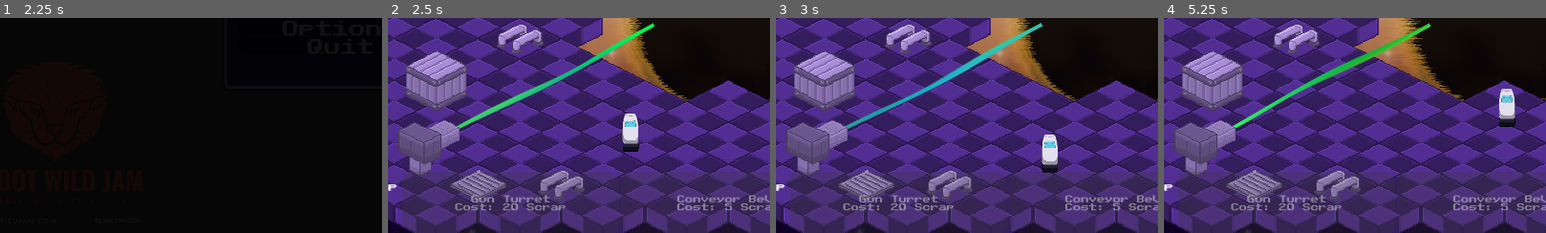
Above: before the commit, frames 1-4 (left to right).
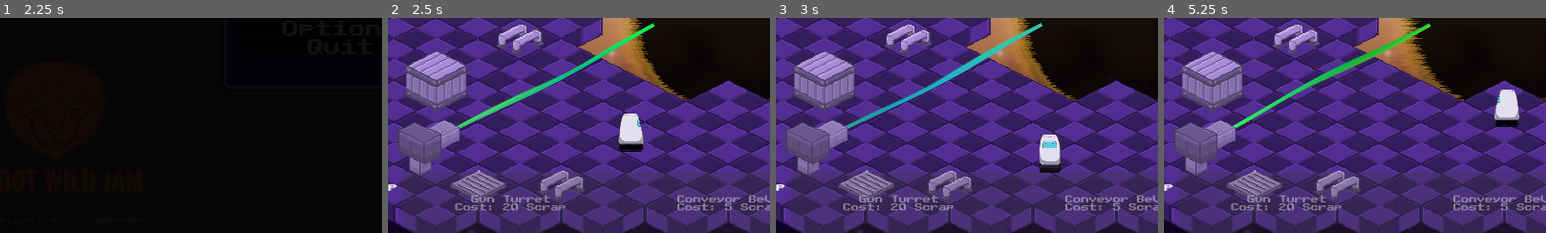
Above: after the commit, the same moments.

Repository: jkostello/Godot-Wild-Jam-69
Game: Godot game, scene res://UI/start_menu.tscn
Two runs of this game, one before a commit and one after it. Both use one fixed random seed, a clock stepped at 60 frames per second and the inputs below. Sound files missing from this copy of the repository are replaced by a short silence.
Inputs (mouse positions are % of the whole screen's width and height, from its top left):
- Up to frame 1 (2.25 s): click "Start" at 0.5 s; click "Start" at 1.25 s; tap Enter at 2 s; move the mouse to (72, 45) at 2.02 s; hold D (right) from 2.03 s (still down); tap Space (deselect) at 2.1 s; click (72, 45) at 2.17 s
- Up to frame 2 (2.5 s): keep holding D (right)
- Up to frame 3 (3 s): move the mouse to (30, 55) at 2.77 s; release D (right) at 2.78 s; hold S (down) from 2.78 s (still down); tap R (rotate) at 2.85 s
- Up to frame 4 (5.25 s): move the mouse to (60, 28) at 3.52 s; release S (down) at 3.53 s; hold D (right) 3.53-4.28 s; tap 1 (select_structure_1) at 3.6 s; move the mouse to (45, 70) at 4.27 s; hold W (up) 4.28-5.03 s; tap 2 (select_structure_2) at 4.35 s; click (45, 70) at 4.42 s; move the mouse to (80, 65) at 5.02 s; hold A (left) from 5.03 s (still down); tap 3 (select_structure_3) at 5.1 s
The pictures show only the part of the screen within x 5-55%, y 50-100%; the shares and areas given below are measured in that part.

Frame 1 is identical in both runs. In frame 2, 0.5% of the frame differs, in the area x 60-67%, y 44-63%; in frame 3, 0.3%; in frame 4, 0.6%, in the area x 86-93%, y 32-51%.
Error in both runs: Cannot call method 'change_scene_to_file' on a null value. (res://UI/start_menu.gd:24)

Commit message:
playeranims added

Diff:
--- a/player.gd
+++ b/player.gd
@@ -19,6 +19,18 @@
 	direction = direction.normalized()
 	velocity = direction * speed
 	velocity = velocity.move_toward(Vector2.ZERO, speed / 4)
+	if velocity != Vector2.ZERO:
+		$AnimationPlayer.play("player_move")
+		if velocity.y < 0:
+			$Sprite.texture = $Sprite/Sprite2D2.texture
+		if velocity.x > 0:
+			$Sprite.texture = $Sprite/Sprite2D4.texture
+		elif velocity.x < 0:
+			$Sprite.texture = $Sprite/Sprite2D3.texture
+		if velocity.y > 0:
+			$Sprite.texture = $Sprite/Sprite2D.texture
+	else:
+		$AnimationPlayer.stop()
 
 
 	move_and_slide()
--- a/player.tscn
+++ b/player.tscn
@@ -1,11 +1,36 @@
-[gd_scene load_steps=5 format=3 uid="uid://bkwa8366unv8y"]
+[gd_scene load_steps=10 format=3 uid="uid://bkwa8366unv8y"]
 
 [ext_resource type="Script" path="res://player.gd" id="1_e0146"]
 [ext_resource type="Texture2D" uid="uid://dgucnxq52tur2" path="res://sprites/player/down-Sheet.png" id="2_hg67c"]
+[ext_resource type="Texture2D" uid="uid://b6n5u8q4x52be" path="res://sprites/player/up-Sheet.png" id="3_bygfm"]
 [ext_resource type="AudioStream" uid="uid://by3xky47l8vt6" path="res://footstep.wav" id="3_p5ef8"]
+[ext_resource type="Texture2D" uid="uid://dk61c6ndchjix" path="res://sprites/player/right-Sheet.png" id="4_a10be"]
+[ext_resource type="Texture2D" uid="uid://d00fmt0g8j7lv" path="res://sprites/player/left-Sheet.png" id="5_1vttl"]
 
 [sub_resource type="CircleShape2D" id="CircleShape2D_rjscj"]
 radius = 27.1662
+
+[sub_resource type="Animation" id="Animation_c3hn5"]
+resource_name = "player_down"
+length = 0.4
+loop_mode = 1
+tracks/0/type = "value"
+tracks/0/imported = false
+tracks/0/enabled = true
+tracks/0/path = NodePath("Sprite:frame")
+tracks/0/interp = 1
+tracks/0/loop_wrap = true
+tracks/0/keys = {
+"times": PackedFloat32Array(0.1, 0.2, 0.3, 0.4),
+"transitions": PackedFloat32Array(1, 1, 1, 1),
+"update": 1,
+"values": [0, 1, 2, 3]
+}
+
+[sub_resource type="AnimationLibrary" id="AnimationLibrary_e23s0"]
+_data = {
+"player_move": SubResource("Animation_c3hn5")
+}
 
 [node name="Player" type="CharacterBody2D"]
 collision_layer = 2
@@ -18,9 +43,25 @@
 
 [node name="Sprite" type="Sprite2D" parent="."]
 position = Vector2(2.98023e-08, -51)
-scale = Vector2(0.613281, 1)
+scale = Vector2(0.8, 1)
 texture = ExtResource("2_hg67c")
 hframes = 4
+
+[node name="Sprite2D" type="Sprite2D" parent="Sprite"]
+visible = false
+texture = ExtResource("2_hg67c")
+
+[node name="Sprite2D2" type="Sprite2D" parent="Sprite"]
+visible = false
+texture = ExtResource("3_bygfm")
+
+[node name="Sprite2D3" type="Sprite2D" parent="Sprite"]
+visible = false
+texture = ExtResource("5_1vttl")
+
+[node name="Sprite2D4" type="Sprite2D" parent="Sprite"]
+visible = false
+texture = ExtResource("4_a10be")
 
 [node name="Steptimer" type="Timer" parent="."]
 wait_time = 0.3
@@ -32,5 +73,8 @@
 bus = &"SFX"
 
 [node name="AnimationPlayer" type="AnimationPlayer" parent="."]
+libraries = {
+"": SubResource("AnimationLibrary_e23s0")
+}
 
 [connection signal="timeout" from="Steptimer" to="." method="_on_steptimer_timeout"]
--- a/turret.tscn
+++ b/turret.tscn
@@ -35,7 +35,7 @@
 script = ExtResource("2_eq845")
 dmg = 1.0
 range = 300.0
-cd = 1.0
+cd = 1
 durability = 10.0
 
 [node name="Sprite2D" parent="." index="0"]
